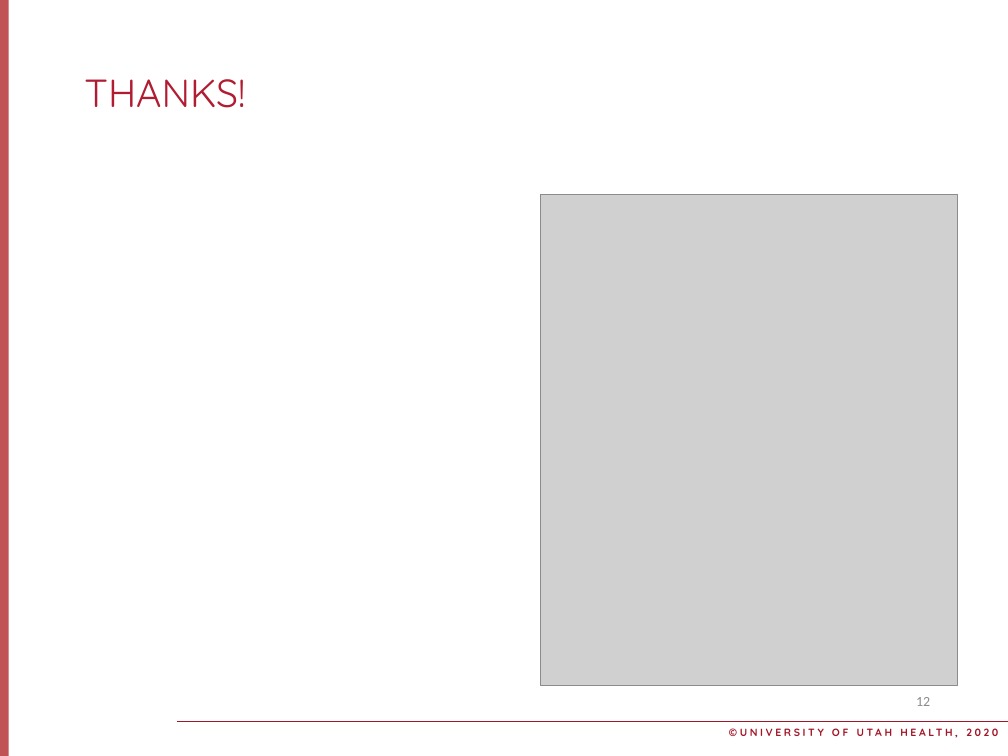
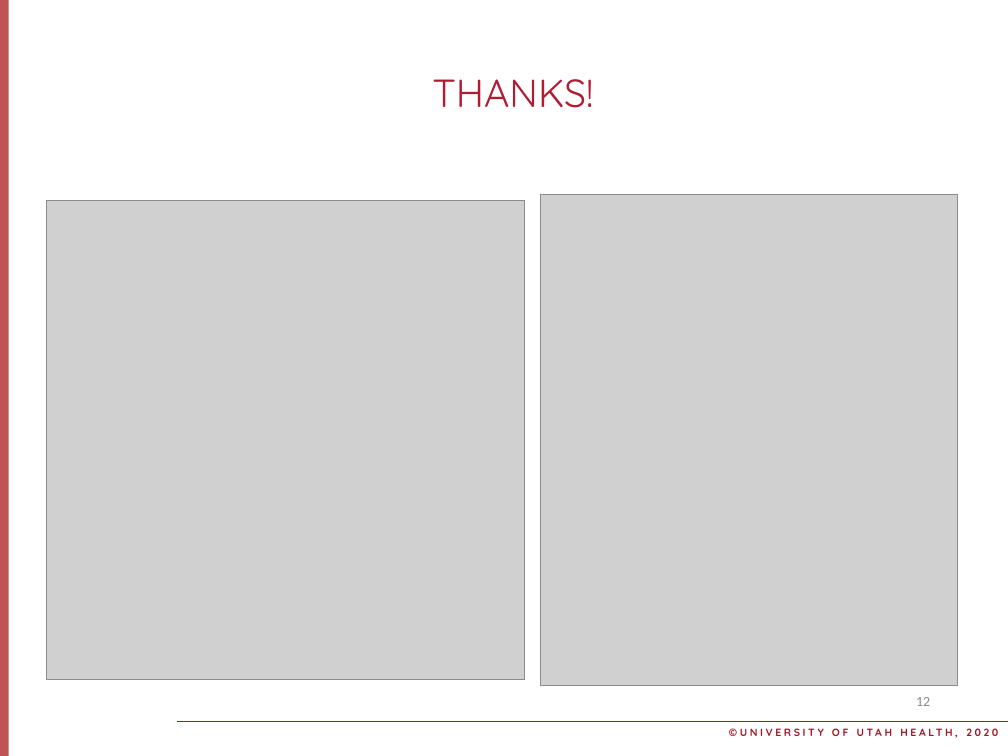
Before and after one commit to andystats/Jenny_Informatics_class, a slide deck: slide 12 of Session 2/10.28.2020 Session 2.pptx. Drawn at 1008x756 pixels with LibreOffice and Linux fonts; fonts in the diff are those of the drawing; grey boxes stand for pictures; background and template pictures are left out. Boxes give left, top, right and bottom in pixels: in the first picture for what was removed or moved away, otherwise in the second. Text is boxed around its words. In the diff, an @@ line names an element or a change of style, - is before the commit and + after.

```diff
--- a/Session 2/10.28.2020 Session 2.pptx
+++ b/Session 2/10.28.2020 Session 2.pptx
@@ title "THANKS!": place and size @@
-title "THANKS!" at [84,79,245,108]
+title "THANKS!" at [432,79,593,108]
@@ picture added at [46,201,525,680] @@
```
Also in this commit, not shown: 1 other slide changed.
